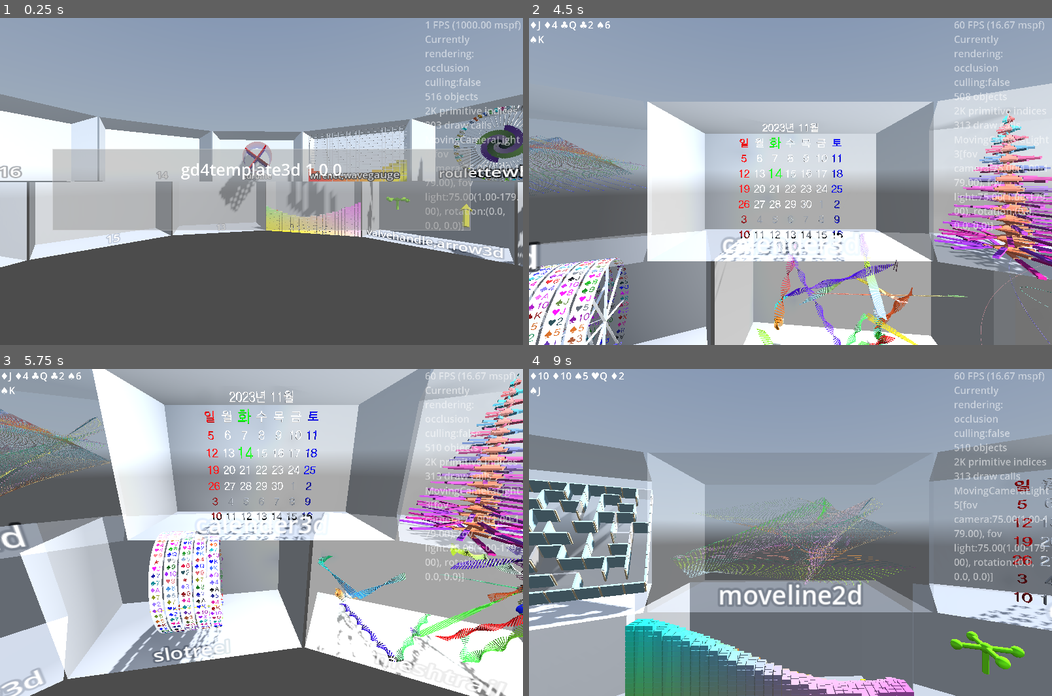
Above: before the commit, frames 1-4 (two rows, left to right).
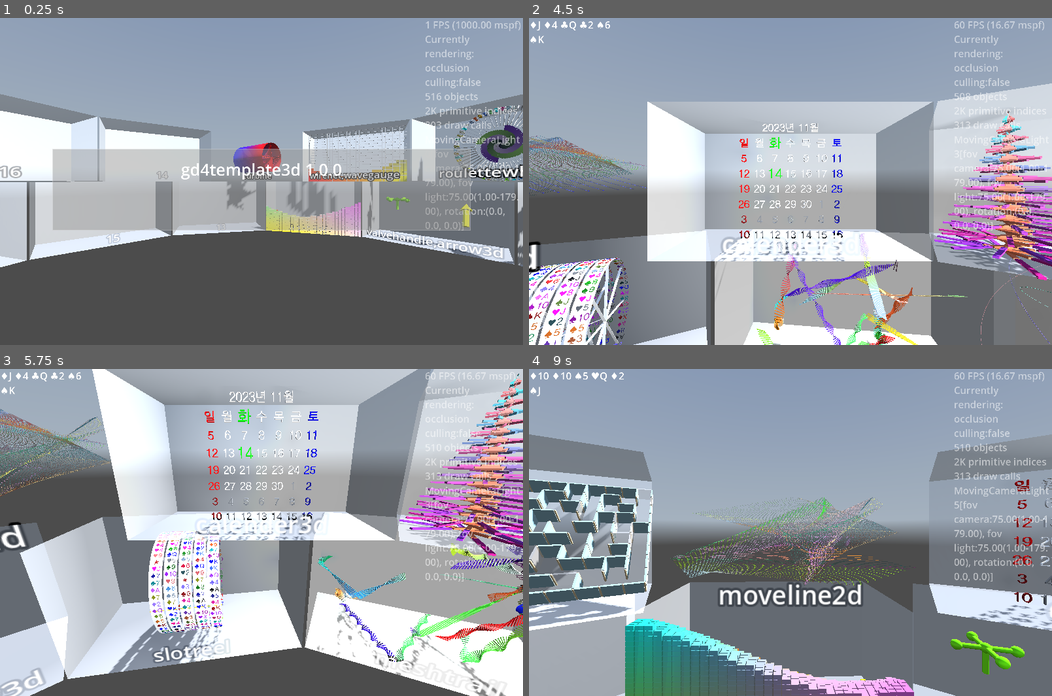
Above: after the commit, the same moments.

Repository: kasworld/gd4template3d
Game: Godot game, scene res://main.tscn
Same seed, same stepped clock (60 frames per second), same inputs: the game is played once before the commit and once after it. A sky picture missing from this copy of the repository is replaced by a grey-blue gradient.
Inputs (mouse positions are in pixels of both pictures, inside the frame that each line leads up to):
- Up to frame 1 (0.25 s): no input
- Up to frame 2 (4.5 s): tap Enter at 0.5, 2.1, 4.35 s; move the mouse to (905, 165) at 0.52 s; hold Right 0.53-1.28 s; tap Q at 0.6, 2.85 s; click (905, 165) at 0.67 s; move the mouse to (685, 197) at 1.27 s; hold Down 1.28-2.03 s; tap E at 1.35, 3.6 s; move the mouse to (842, 109) at 2.02 s; hold Right 2.03-2.78 s; move the mouse to (764, 246) at 2.77 s; hold Up 2.78-3.53 s; click (764, 246) at 2.92 s; move the mouse to (947, 230) at 3.52 s; hold Left from 3.53 s (still down); move the mouse to (633, 132) at 4.27 s
- Up to frame 3 (5.75 s): move the mouse to (287, 532) at 5.02 s; release Left at 5.03 s; hold Down from 5.03 s (still down); tap Q at 5.1 s; click (287, 532) at 5.17 s
- Up to frame 4 (9 s): move the mouse to (712, 450) at 5.77 s; release Down at 5.78 s; hold Right 5.78-6.53 s; tap one key every 0.75 s from 5.85 s: E Enter Q E Enter; move the mouse to (905, 516) at 6.52 s; hold Up 6.53-7.28 s; move the mouse to (685, 548) at 7.27 s; hold Right 7.28-8.03 s; click (685, 548) at 7.42 s; move the mouse to (842, 460) at 8.02 s; hold Down 8.03-8.78 s; move the mouse to (764, 597) at 8.77 s; hold Left from 8.78 s (still down)

The runs differ from the first frame. In frame 1, 2.2% of the frame differs, in the area x 40-58%, y 34-60%; in frame 2, 1.8%; in frame 3, 2.0%; in frame 4, 8.0%, in the area x 22-78%, y 25-75%.

Commit message:
code clean

Diff:
--- a/main.gd
+++ b/main.gd
@@ -113,16 +113,9 @@
 		glasscabinet.set_label_text(labeltext)
 	turbine = preload("res://turbine/turbine.tscn").instantiate(
 		).init(40,WorldSize.z / 3, 2, 4, Color.BLUE, Color.RED)
+	turbine.rotation.y = PI/4
 	glasscabinet.add_child(turbine)
-	#var r:= WorldSize.z / 3
-	#for i in range(-20,21):
-		#var co := Color( Color.RED.lerp(Color.BLUE, float(i+20)/40.0) , 0.5)
-		#var rr := r*(sin(float(i)/30.0*PI)/4 +1.0)
-		#var tb :Turbine = preload("res://turbine/turbine.tscn").instantiate().init(rr,1,4,co)
-		#tb.position = Vector3(i *2.2,0,0)
-		#tb.rotation.y = PI/2
-		#glasscabinet.add_child(tb)
-		#turbine_list.append(tb)
+	glasscabinet.show_wall_box(false)
 func turbine_rotate() -> void:
 	var t := Time.get_unix_time_from_system()
 	var rad := fposmod(t , PI*2)
@@ -276,7 +269,7 @@
 func line2d_demo(glasscabinet :GlassCabinet, labeltext :String = "") -> void:
 	if labeltext != "":
 		glasscabinet.set_label_text(labeltext)
-	glasscabinet.set_box_color(Color(Color.WHITE,0.2))
+	glasscabinet.show_wall_box(false)
 	var size_pixel := Vector2i(2048,2048)
 	var ml2d = preload("res://move_line2d/move_line_2d.tscn").instantiate()
 	ml2d.init_with_random(300, 4, 1, size_pixel)
--- a/turbine/turbine.gd
+++ b/turbine/turbine.gd
@@ -3,7 +3,6 @@
 
 func init(count :int, radius :float, ring_width :float, arm_count :int, co1 :Color, co2 :Color) -> Turbine:
 	var blades :MultiMeshShape = preload("res://multi_mesh_shape/multi_mesh_shape.tscn").instantiate()
-
 	var rings_out:= make_rings(count,radius,ring_width, false)
 	var rings_in:= make_rings(count,radius,ring_width, true)
 	var blade_mesh := BoxMesh.new()
@@ -22,14 +21,14 @@
 		rings_in.set_inst_rotation(i, Vector3.RIGHT, PI/2)
 
 		var cell각도 := 2.0*PI / arm_count
+		var base_int := i*arm_count
+		var blade_rot_rad := rate * PI
 		for j in arm_count:
-			var rad := cell각도 *j + cell각도/2
-			blades.set_inst_rotation(i*arm_count+j, Vector3.BACK, rad)
-			blades.set_inst_rotation(i*arm_count+j, Vector3.LEFT, PI/10)
-			blades.set_inst_position(i*arm_count+j, Vector3(cos(rad) *radius/2,sin(rad) *radius/2, ring_pos.z) )
-			blades.set_inst_color(i*arm_count+j, co)
-
-
+			var rad := cell각도 *j + blade_rot_rad
+			blades.set_inst_rotation(base_int+j, Vector3.BACK, rad)
+			blades.set_inst_rotation(base_int+j, Vector3.LEFT, PI/10)
+			blades.set_inst_position(base_int+j, Vector3(cos(rad) *radius/2,sin(rad) *radius/2, ring_pos.z) )
+			blades.set_inst_color(base_int+j, co)
 	return self
 
 func make_rings(count :int, radius :float, ring_width :float, flip_faces :bool) -> MultiMeshShape:
@@ -44,18 +43,3 @@
 	rings.init_with_alpha(ring_mesh, count,0.9)
 	add_child(rings)
 	return rings
-
-
-func 날개만들기(r :float, start:float, end:float, depth :float, count :int, co :Color ) -> void:
-	var 구분선 := BoxMesh.new()
-	var 길이 := r*(end-start)
-	구분선.size = Vector3(길이, depth/10, depth )
-	var cell각도 := 2.0*PI / count
-	var radius := r-길이/2
-	$"날개들".init_with_alpha(구분선, count, 1.0)
-	for i in count:
-		var rad := cell각도 *i + cell각도/2
-		$"날개들".set_inst_rotation(i, Vector3.BACK, rad)
-		$"날개들".set_inst_rotation(i, Vector3.LEFT, PI/10)
-		$"날개들".set_inst_position(i, Vector3(cos(rad) *radius,sin(rad) *radius, 0) )
-		$"날개들".set_inst_color(i, co)
